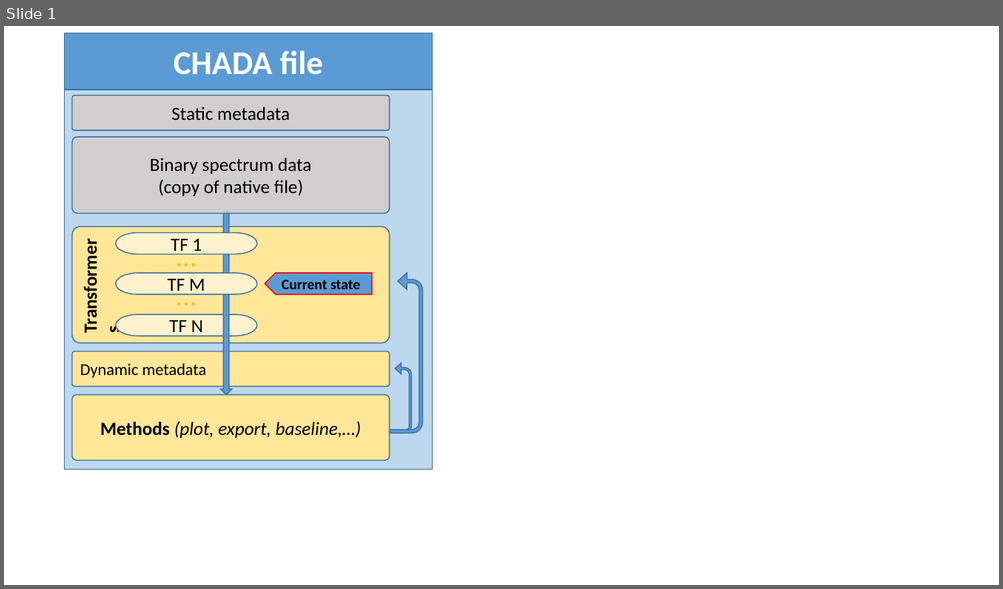
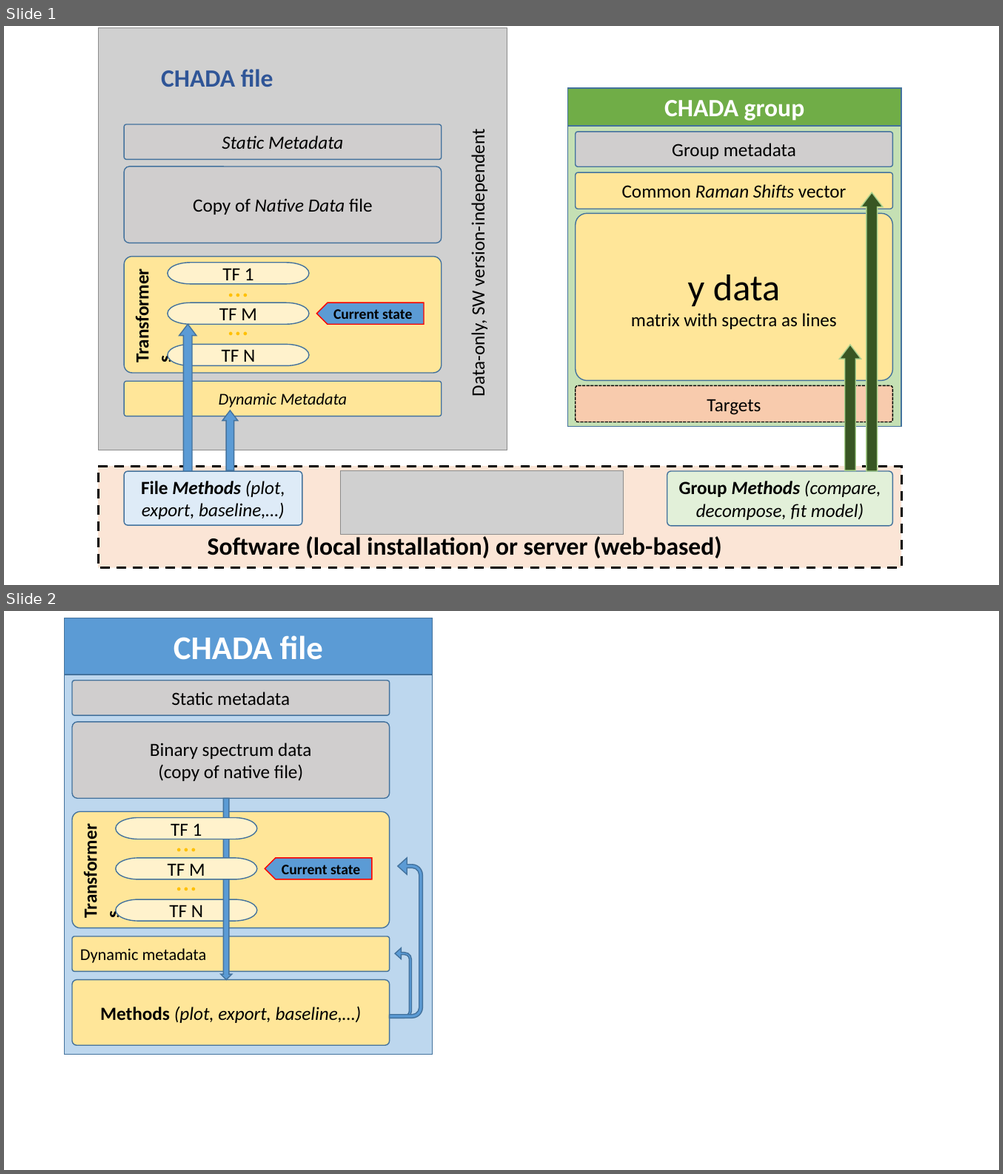
Before and after one commit to h2020charisma/ramanchada, a slide deck: documents/CHADA figs.pptx. Shown one above the other, each under a label of ours: slide 1 before the commit, slides 1 and 2 after it. The pictures are 1003x589 and 1003x1174 pixels, drawn with LibreOffice and Linux fonts; fonts in the diff are those of the drawing; grey boxes stand for pictures. Boxes give left, top, right and bottom in pixels: in the first picture for what was removed or moved away, otherwise in the second. Text is boxed around its words. In the diff, an @@ line names an element or a change of style, - is before the commit and + after.

```diff
--- a/documents/CHADA figs.pptx
+++ b/documents/CHADA figs.pptx
@@ slide 1 added at [4,26,999,585], background #FFFFFF @@
@@ picture added at [98,28,507,451] @@
@@ text added at [161,69,273,87], 24 pt, text #2F5597, bold @@
+CHADA file
@@ rectangle added at [567,88,901,126], fill #70AD47, outline #43739E 1 pt, 24 pt, text #FFFFFF, bold @@
+CHADA group
@@ rectangle added at [567,99,901,426], fill #C5E0B4, outline #43739E 1 pt @@
@@ rounded rectangle added at [124,124,441,159], fill #D0CECE, outline #43739E 1 pt, 18 pt, text #000000, italic @@
+Static Metadata
@@ rounded rectangle added at [575,132,893,167], fill #D0CECE, outline #43739E 1 pt, 18 pt, text #000000 @@
+Group metadata
@@ text added at [466,145,489,395], 18 pt, text #000000 @@
+Data-only, SW version-independent
@@ rounded rectangle added at [124,167,441,244], fill #D0CECE, outline #43739E 1 pt, 18 pt, text #000000 @@
+Copy of Native Data file
@@ rounded rectangle added at [575,173,893,210], fill #FFE699, outline #43739E 1 pt, 18 pt, text #000000 @@
+Common Raman Shifts vector
@@ down arrow added at [860,192,882,471], fill #385723, outline #A9D18E 1 pt @@
@@ rounded rectangle added at [575,213,893,380], fill #FFE699, outline #43739E 1 pt, 18 pt, text #000000 @@
+y data
+matrix with spectra as lines
@@ rounded rectangle added at [124,257,441,373], fill #FFE699, outline #43739E 1 pt, 18 pt, text #000000, bold @@
+Transformers
@@ pill shape added at [168,263,309,284], fill #FFF2CC, outline #43739E 1 pt, 18 pt, text #000000 @@
+TF 1
@@ text added at [220,264,256,306], 28 pt, text #FFC000 @@
+…
@@ pill shape added at [168,303,309,324], fill #FFF2CC, outline #43739E 1 pt, 18 pt, text #000000 @@
+TF M
@@ text added at [220,303,256,346], 28 pt, text #FFC000 @@
+…
@@ pentagon arrow added at [316,303,424,324], fill #5B9BD5, outline #FF0000 1 pt, 14 pt, text #000000, bold @@
+Current state
@@ down arrow added at [179,324,196,471], fill #5B9BD5, outline #43739E 1 pt @@
@@ pill shape added at [168,345,309,366], fill #FFF2CC, outline #43739E 1 pt, 18 pt, text #000000 @@
+TF N
@@ down arrow added at [839,346,861,471], fill #385723, outline #A9D18E 1 pt @@
@@ rounded rectangle added at [124,381,441,416], fill #FFE699, outline #43739E 1 pt, 16 pt, text #000000, italic @@
+Dynamic Metadata
@@ rounded rectangle added at [575,386,893,423], fill #F8CBAD, outline #000000 1 pt dashed, 18 pt, text #000000 @@
+Targets
@@ down arrow added at [222,411,239,471], fill #5B9BD5, outline #43739E 1 pt @@
@@ rectangle added at [98,466,902,568], fill #FBE5D6, outline #000000 2.25 pt dashed @@
@@ rounded rectangle added at [124,471,302,526], fill #DEEBF7, outline #43739E 1 pt, 18 pt, text #000000, italic @@
+File Methods (plot, export, baseline,…)
@@ picture added at [341,471,623,535] @@
@@ rounded rectangle added at [667,471,893,526], fill #E2F0D9, outline #43739E 1 pt, 18 pt, text #000000, italic @@
+Group Methods (compare, decompose, fit model)
@@ text added at [208,534,722,559], 24 pt, text #000000, bold @@
+Software (local installation) or server (web-based)
@@ what was slide 1 is now slide 2 @@
```
Also in this commit, not shown: 3 other files.
